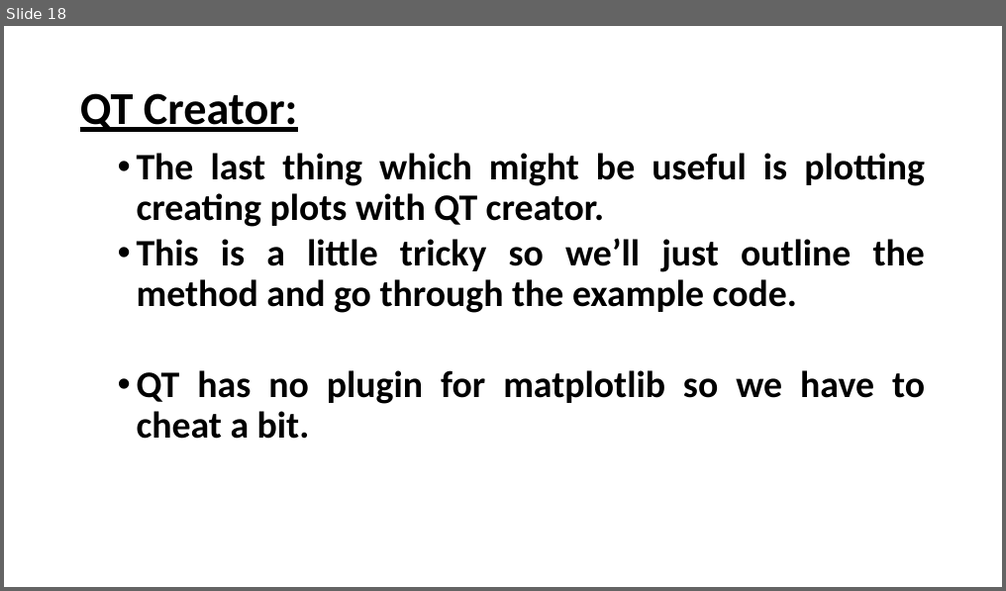
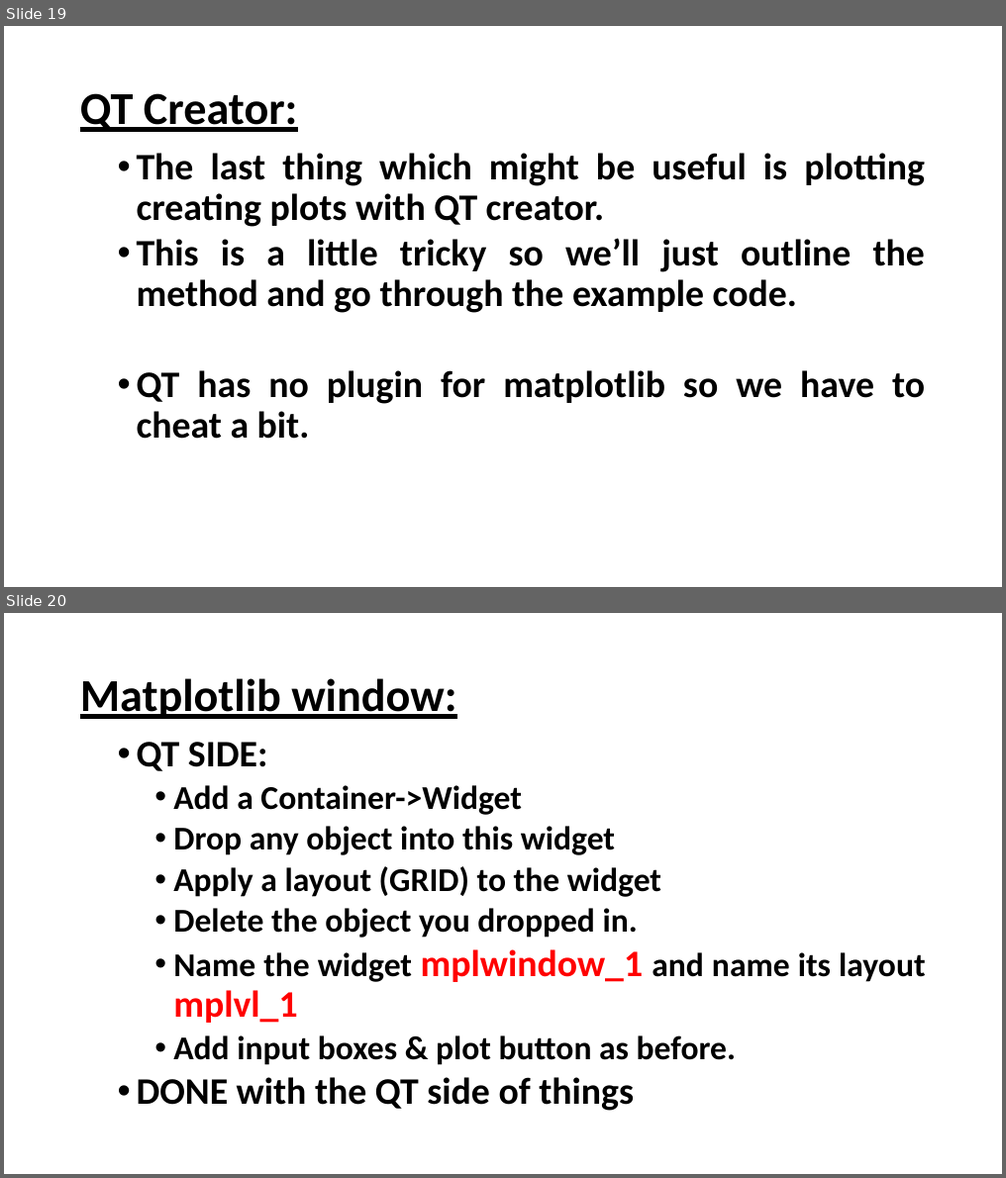
Before and after one commit to joeybrennan/Python-UI-Projects, a slide deck: GUI How to/User Interfaces.pptx. Shown one above the other, each under a label of ours: slide 18 before the commit, slides 19 and 20 after it. The pictures are 1006x591 and 1006x1178 pixels, drawn with LibreOffice and Linux fonts; fonts in the diff are those of the drawing; background and template pictures are left out. Boxes give left, top, right and bottom in pixels: in the first picture for what was removed or moved away, otherwise in the second. Text is boxed around its words. In the diff, an @@ line names an element or a change of style, - is before the commit and + after.

```diff
--- a/GUI How to/User Interfaces.pptx
+++ b/GUI How to/User Interfaces.pptx
@@ slide 20 added at [4,613,1002,1174], background picture (left out) @@
@@ rectangle added at [4,613,1002,1174], fill #FFFFFF at 59% opacity @@
@@ title added at [80,678,456,719], 44 pt, text #000000, bold, underline @@
+Matplotlib window:
@@ text added at [137,742,926,1111], 32 pt, text #000000, bold @@
+  • QT SIDE:
+    • Add a Container->Widget
+    • Drop any object into this widget
+    • Apply a layout (GRID) to the widget
+    • Delete the object you dropped in.
+    • Name the widget mplwindow_1 and name its layout mplvl_1
+    • Add input boxes & plot button as before.
+  • DONE with the QT side of things
@@ what was slide 18 is now slide 19 @@
```
Also in this commit, not shown: 6 slides changed, 3 other slides added.
